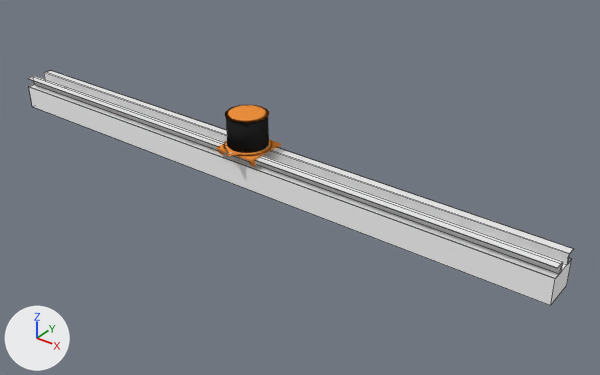
The Blender file robotGL/src/main/webapp/models/Blender/KL 250-3-Base.blend as it was, and as the next commit left it.
Both versions are drawn from a 50 mm lens placed at (12.2, -14.09, 9.83), pointed at (1.34, 0.37, -0.29). Arrows for +X, +Y and +Z are at lower left; the lights stay in place. Mesh edges are drawn as thin lines on the coarser meshes.

Names of what the first picture shows: 'Base', 'Cilindro.006', 'Cilindro.008', 'Rail1', 'Rail2'.
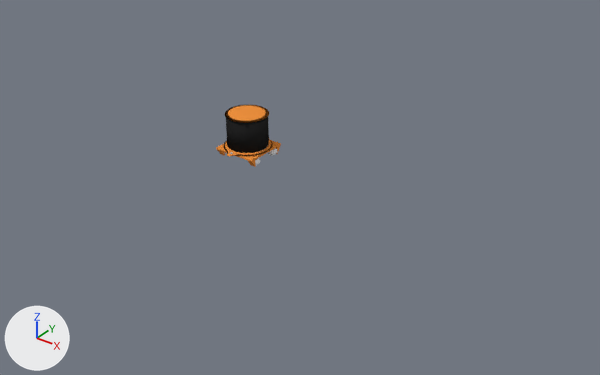
Changed parts and their boxes (x1, y1, x2, y2) in the pictures (600 x 375 px):
'Base', deleted
    before: (29, 87, 571, 305)
'Rail1', deleted
    before: (28, 76, 562, 279)
'Rail2', deleted
    before: (44, 70, 573, 265)

The change, as a list of edits to the scene's bpy script:
```text
Remove ob_rail2:
    ob_rail2 = bpy.data.objects.new('Rail2', me_cubo_003)
    ob_rail2.location = (0.0, 0.29, 0.45)
    ob_rail2.rotation_euler = (0.0, 0.0, 3.142)  # degrees (0, 0, 180)
    ob_rail2.scale = (8.18, 0.131, 0.132)
Remove ob_rail1:
    ob_rail1 = bpy.data.objects.new('Rail1', me_cubo_001)
    ob_rail1.location = (0.0, -0.29, 0.45)
    ob_rail1.scale = (8.18, 0.131, 0.132)
Remove ob_base:
    ob_base = bpy.data.objects.new('Base', me_cubo)
    ob_base.location = (0.0, 0.0, 0.0)
    ob_base.scale = (8.18, 0.425, 0.323)
```
